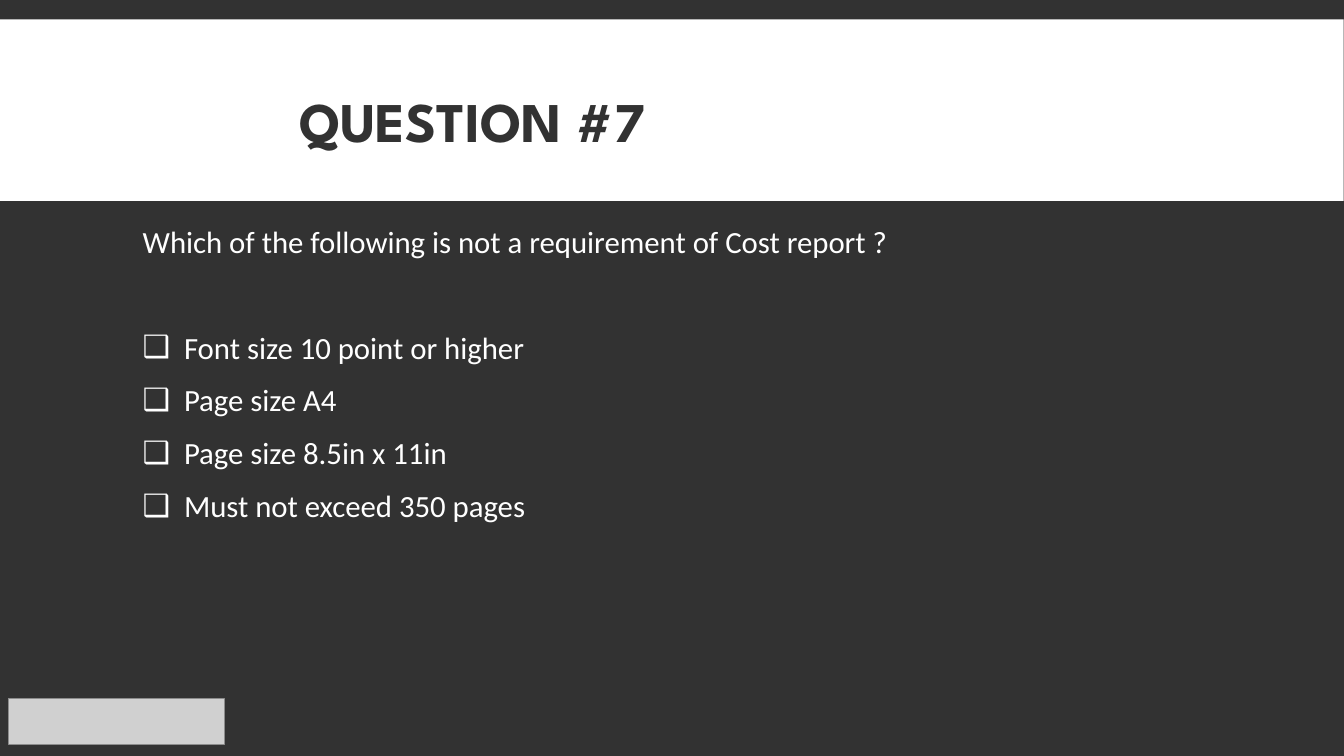
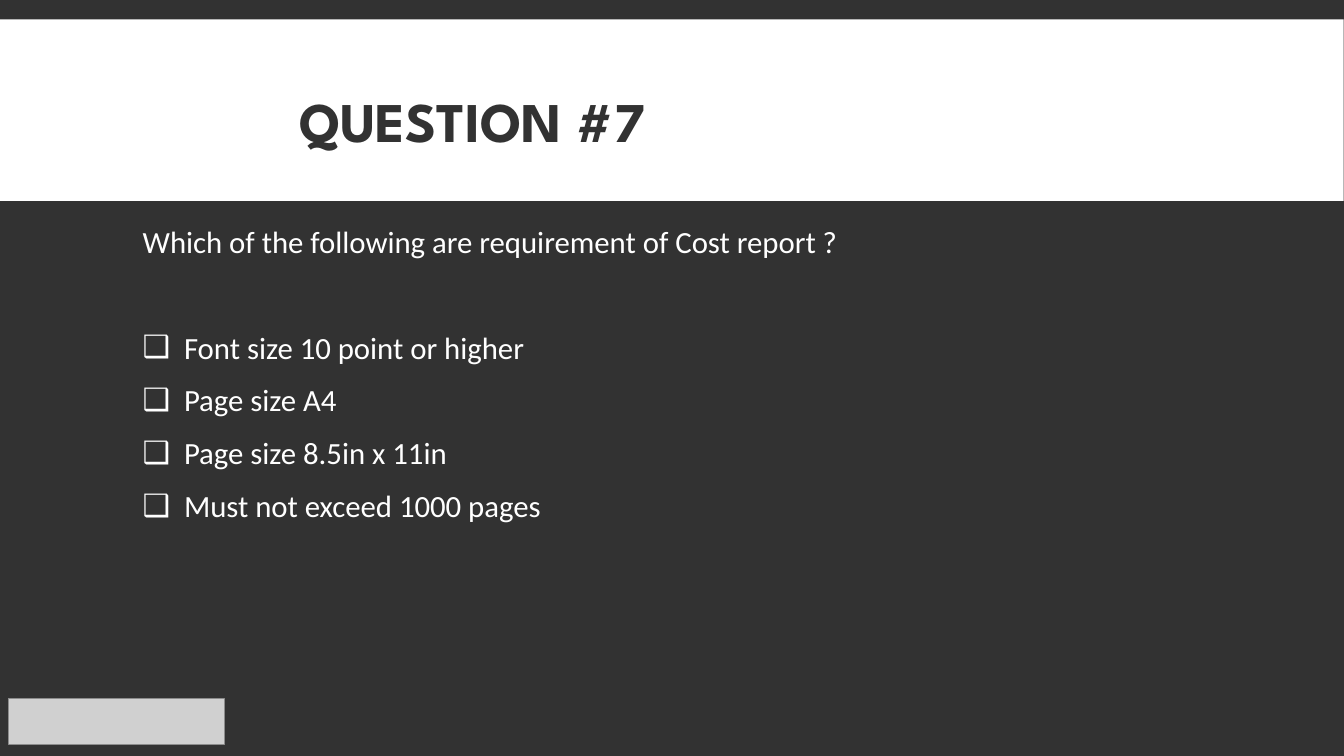
Before and after one commit to EOSCogniton/Intergen, a slide deck: slide 8 of 08_Quizz_competition/2018_Quizz2.pptx. Drawn at 1344x756 pixels with LibreOffice and Linux fonts; fonts in the diff are those of the drawing; grey boxes stand for pictures. Boxes give left, top, right and bottom in pixels: in the first picture for what was removed or moved away, otherwise in the second. Text is boxed around its words. In the diff, an @@ line names an element or a change of style, - is before the commit and + after.

```diff
--- a/08_Quizz_competition/2018_Quizz2.pptx
+++ b/08_Quizz_competition/2018_Quizz2.pptx
@@ text at (143, 231, 816, 259): text changed @@
-Which of the following is not a requirement of Cost report ?
+Which of the following are requirement of Cost report ?
@@ text at (184, 495, 540, 523): text changed @@
-❑ Must not exceed 350 pages
+❑ Must not exceed 1000 pages
```
Also in this commit, not shown: 1 other slide changed, 1 other file.
